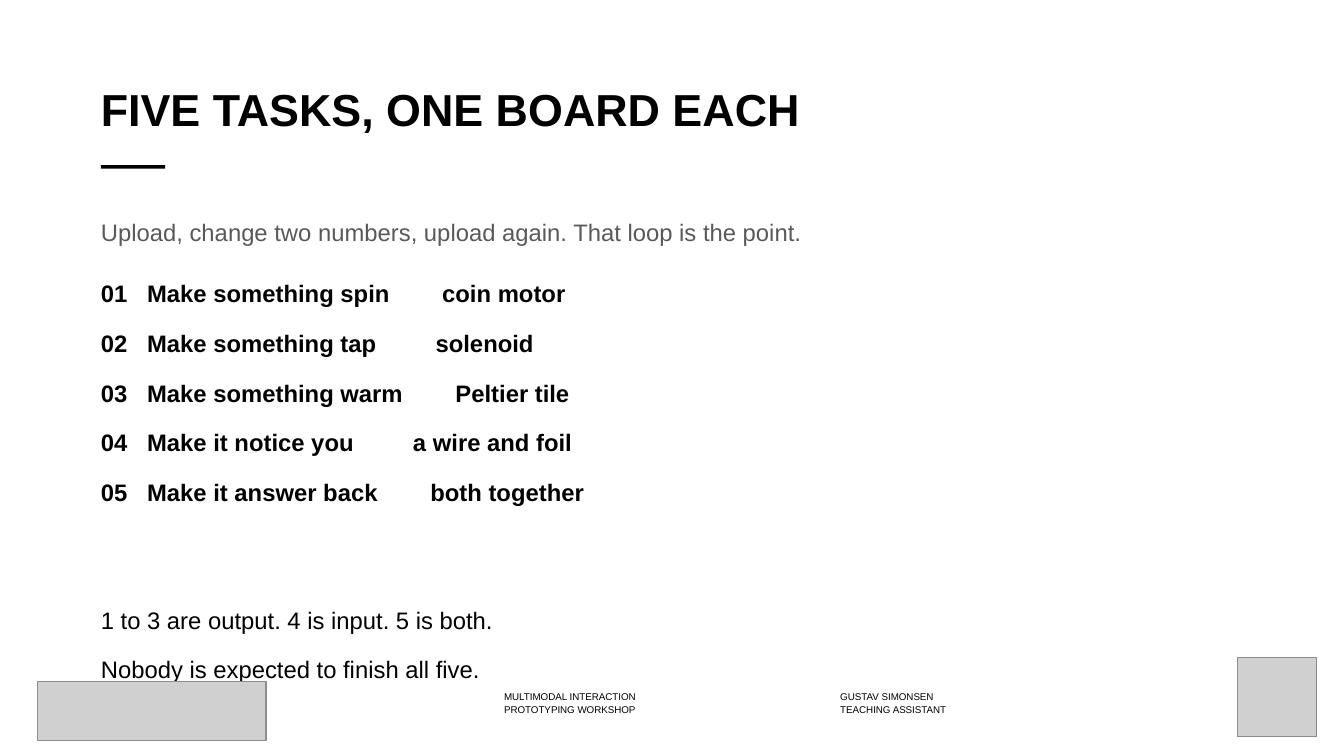
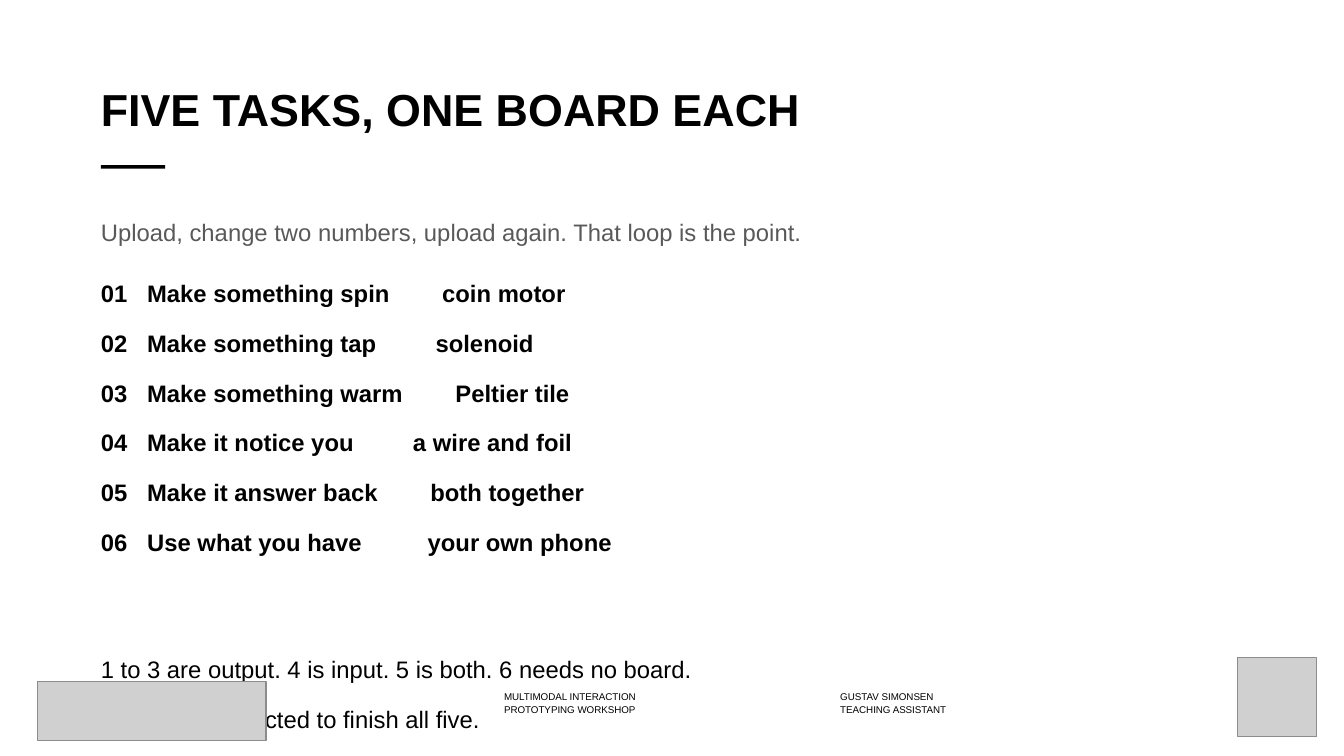
Before and after one commit to labtools-au/multimodal-actuator-workshop, a slide deck: slide 7 of docs/multimodal-actuator-workshop.pptx. Drawn at 1344x756 pixels with LibreOffice and Linux fonts; fonts in the diff are those of the drawing; grey boxes stand for pictures; background and template pictures are left out. Boxes give left, top, right and bottom in pixels: in the first picture for what was removed or moved away, otherwise in the second. Text is boxed around its words. In the diff, an @@ line names an element or a change of style, - is before the commit and + after.

```diff
--- a/docs/multimodal-actuator-workshop.pptx
+++ b/docs/multimodal-actuator-workshop.pptx
@@ text at (x1=101, y1=533, x2=692, y2=684): text changed @@
-1 to 3 are output. 4 is input. 5 is both.
+06 Use what you have your own phone
+1 to 3 are output. 4 is input. 5 is both. 6 needs no board.
```
Also in this commit, not shown: 2 slides added, 7 other files.
